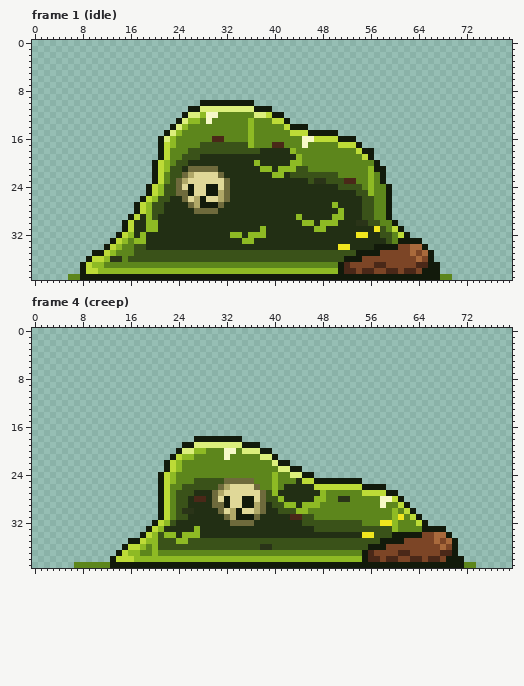
File history of a pixel-art file, assets/source/characters/slime/slime_01.ase. This is how it looked before the edit.
80x40 pixels, 16 frames. Shown: frame 1 (idle), frame 4 (creep). The commit also changed other frames, which this record leaves out.
After:
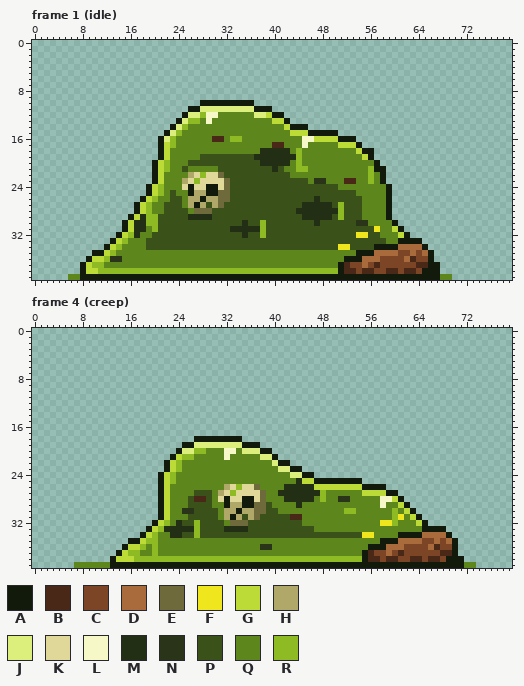
Palette (. is transparent): A #121a0b  B #4a2818  C #7c4526  D #a96a3c  E #6e6a3c  F #f0e61e  G #bddb37  H #b0a868  J #dcef7c  K #e0d898  L #f6f8c8  M #222f14  N #2a3418  P #3a5219  Q #5d861c  R #8eba24
Edits made:
Frame 1 (idle):
y 13..15: x 36 R -> Q
y 16: x 33..34 QQ -> RR; x 36 R -> Q
y 17: x 28..36 PPPPPPPPR -> QQQQQQQQQ
y 18: x 26..37 PPPPPPPPPPPP -> QQQQQQQQQQQQ; x 43..44 RQ -> QR
y 19: x 25..36 PPPMMMMMMMMM -> QQQPPPPPPPPP
y 20: x 24..37 PPMMMMMMMMMMMR -> QQPPPPPPPPPPPP; x 43 R -> Q
y 21: x 23..39 PPMEEEEEMMMMMMMRR -> QQPQQQQQPPPPPPPPP; x 41..45 RRRPP -> PQQRR
y 22: x 23..25 PPE -> QQQ; x 28 K -> R; x 32..50 MMMMMMMMRRMPPPPPPPP -> PPPPPPPPPPPQQQQQQQQ
y 23: x 23..24 PE -> QQ; x 27 K -> R; x 33..46 MMMMMMMMMMMMMP -> PPPPPPPPPPPPPQ; x 49..51 PPP -> QQQ
y 24: x 22..24 PPE -> QQQ; x 33..54 MMMMMMMMMMMMMMMMMMPPPP -> PPPPPPPPPPPPPPPPPPQQQQ; x 56 R -> Q
y 25: x 22 P -> Q; x 24..25 EE -> QQ; x 27..28 KK -> HH; x 31 H -> E; x 33..56 MMMMMMMMMMMMMMMMMMMMMPPR -> PPPPPPPPPPPPPPPPPPPPPQQQ
y 26: x 21..26 PPMMEK -> QQPPQH; x 29..31 KKH -> HHE; x 33..46 MMMMMMMMMMMMMM -> PPPPPPPPPPPPPP; x 48..56 MMMMMMMPP -> PPPPPPPQQ
y 27: x 20..30 PPMMMMEHAAA -> QQPPPQHAHPH; x 32..44 MMMMMMMMMMMMM -> PPPPPPPPPPPPP; x 50..56 RMMMMPP -> PRPPPQQ
y 28: x 20..26 PPMMMMM -> QQPPPPQ; x 30..43 EMMMMMMMMMMMMM -> PPPPPPPPPPPPPP; x 52..56 MMMPP -> PPPQQ
y 29: x 20..25 PMMMMM -> RPPPPP; x 30..44 MMMMMMMMMMMMMMR -> PPPPPPPPPPPPPPP; x 50 R -> P; x 52..56 MMMPP -> PPPQQ
y 30: x 21..34 MMMMMMMMMMMMMM -> PPPPPPPPPPPPPP; x 36..46 MMMMMMMMMRR -> PPRPPPPPPPP; x 48..53 RRRMMM -> PPPPPP; x 56..57 PP -> QQ
y 31: x 19 R -> Q; x 21..32 MMMMMMMMMMMM -> PPPPPPPPPPPP; x 39..56 MMMMMMMMRRMMMMMMMM -> PPPPPPPPPPPPPPPPPP; x 58 P -> Q
y 32: x 18..34 RMMMMMMMMMMMMMMRR -> QQPPPPPPPPPPPPPPP; x 36..37 RR -> PP; x 39..53 MMMMMMMMMMMMMMM -> PPPPPPPPPPPPPPP; x 56..59 MMPP -> PPQQ
y 33: x 17..59 RRMMMMMMMMMMMMMMMMRRMMMMMMMMMMMMMMMMMMMMMMP -> QQPPPPPPPPPPPPPPPPPPPPPPPPPPPPPPPPPPPPPPPPQ
y 34: x 17..50 PPMMMMMMMMMMMMMMMMMMMMMMMMMMMMMMMM -> QQPPPPPPPPPPPPPPPPPPPPPPPPPPPPPPPP; x 53..56 MMMM -> PPPP; x 61..62 CC -> DD
y 35: x 17..53 PPPPPPPPPPPPPPPPPPPPPPPPPPPPPPPPPPPPP -> QQQQQQQQQQQQQQQQQQQQQQQQQQQQQQQQQQQQQ; x 57..60 ACCC -> DDDD
y 36: x 16..51 PPPPPPPPPPPPPPPPPPPPPPPPPPPPPPPPPPPP -> QQQQQQQQQQQQQQQQQQQQQQQQQQQQQQQQQQQQ; x 55..57 CCC -> DDD; x 62..64 CCD -> DBC
y 37: x 55 C -> D; x 58 B -> C
Frame 4 (creep):
y 24: x 40 R -> Q
y 25: x 27..36 PPPPPEEEEE -> QQQQQQQQQQ; x 40 R -> Q
y 26: x 25..31 PPPPPPE -> QQQQQQQ; x 34 K -> R; x 40 R -> Q
y 27: x 24..30 PPPMMME -> QQQPPPQ; x 33 K -> R; x 39..40 PR -> QQ
y 28: x 24..26 PPM -> QQP; x 29..30 ME -> PQ; x 39..41 PPR -> QQQ; x 47 R -> Q
y 29: x 24..31 PPMMMMEE -> QQPPPPQQ; x 33..34 KK -> HH; x 37 H -> E; x 39..43 MPPRR -> PQQQQ; x 45..47 RRR -> QQQ
y 30: x 24 P -> Q; x 27..32 MMMMEK -> PPPPQH; x 35..37 KKH -> HHE; x 39..45 MMPPPRR -> PPQQQQQ; x 52..53 QQ -> RR
y 31: x 24..36 PPMMMMMMEHAAA -> QQPPPPPQHAHPH; x 38..42 MMMMM -> PPPPP; x 45..46 PP -> QQ
y 32: x 23 P -> Q; x 25..32 MMMMMMMM -> PPRPPPPQ; x 36..54 EMMMMMMMMPPPPPPPPPP -> PPPPPPPPPQQQQQQQQQQ
y 33: x 28..31 MMMM -> PPPP; x 36..60 MMMMMMMMMMMPPPPPPPPPPPPPR -> PPPPPPPPPPPQQQQQQQQQQQQQQ
y 34: x 21..23 PRR -> QQM; x 25..26 RR -> PP; x 28..54 MMMMMMMMMMMMMMMMMMMMMMMMMMM -> PPPPPPPPPPPPPPPPPPPPPPPPPPP; x 57..60 PPPA -> QQQQ; x 65..66 CC -> DD
y 35: x 21..57 PPPRRPPPPPPPPPPPPPPPPPPPPPPPPPPPPPPPP -> QQQQQQQQQQQQQQQQQQQQQQQQQQQQQQQQQQQQQ; x 61..64 ACCC -> DDDD
y 36: x 21..37 PPPPPPPPPPPPPPPPP -> QQQQQQQQQQQQQQQQQ; x 40..55 PPPPPPPPPPPPPPPP -> QQQQQQQQQQQQQQQQ; x 59..61 CCC -> DDD; x 66..68 CCD -> DBC
y 37: x 59 C -> D; x 62 B -> C
Where, in picture pixels (left, top, right, bottom), the same in both pictures:
changed: (128, 118, 422, 268)
changed: (158, 472, 446, 556)
